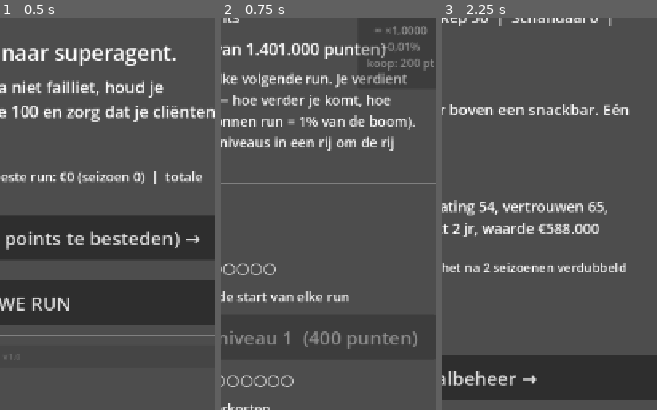
Above: before the commit, frames 1-3 (left to right).
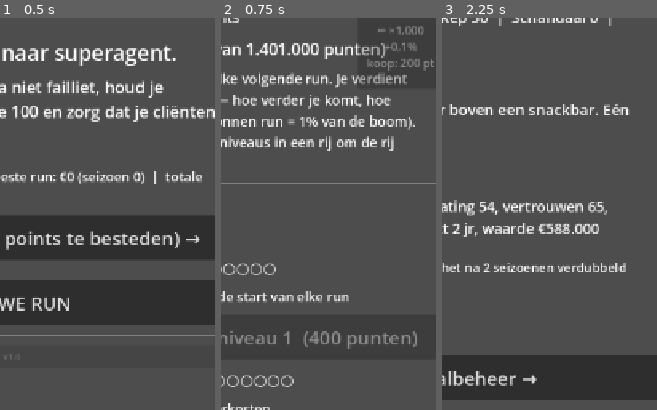
Above: after the commit, the same moments.

Repository: anassino070/Agent_game
Game: Godot game, scene res://scenes/Main.tscn
Two runs of this game, one before a commit and one after it. Both use one fixed random seed, a clock stepped at 60 frames per second and the inputs below.
Inputs:
- Up to frame 1 (0.5 s): no input
- Up to frame 2 (0.75 s): click "Perkboom (0 legacy points te …" at 0.5 s
- Up to frame 3 (2.25 s): click "🏠" at 1.25 s; click "NIEUWE RUN" at 2 s
The pictures show only the part of the screen within x 47-97%, y 3-53%; the shares and areas given below are measured in that part.

Frame 1 is identical in both runs. In frame 2, 0.4% of the frame differs, in the area x 71-97%, y 2-9%; in frame 3, nothing differs.

Commit message:
upgrade_fix + player_info + trasnferevent

Diff:
--- a/scripts/events_db.gd
+++ b/scripts/events_db.gd
@@ -689,8 +689,8 @@
 			"id": "clubarts_geheim", "title": "Het geheim van de clubarts", "needs_client": true,
 			"text": "De clubarts vertrouwt je off-the-record een onzekere prognose over {client} toe, nog voor de club het zelf weet.",
 			"options": [
-				{"label": "Alvast een transfer voorbereiden", "effects": {"money": -2000, "rep": -2},
-					"txt": "Je speelt slim vooruit. Als dit uitkomt, is het einde van deze bron."},
+				{"label": "Alvast een transfer voorbereiden", "effects": {"money": -2000, "rep": -2, "prepare_transfer": true},
+					"txt": "Je speelt slim vooruit. Als dit uitkomt, is het einde van deze bron. Aan het eind van het seizoen blijkt of de mysterieuze koper toehapt — of dat de prognose toch onjuist was."},
 				{"label": "Rustig afwachten", "effects": {"trust": 3},
 					"txt": "Je wacht het officiële nieuws af. Integer, misschien te laat."},
 			],
--- a/scripts/game.gd
+++ b/scripts/game.gd
@@ -70,6 +70,12 @@
 const BANK_MATURITY_SEASONS := 2
 const BANK_MULTIPLIER := 2.0
 
+# Voorbereide transfer (event 'clubarts_geheim'): 65% kans dat de insider-
+# info klopt en de mysterieuze koper toehapt; als het lukt betaalt hij 80%
+# van de reguliere marktwaarde (een snelle, schimmige deal onder de prijs).
+const PREPARED_TRANSFER_CHANCE := 0.65
+const PREPARED_TRANSFER_VALUE_PCT := 0.80
+
 
 func bank_deposit(amount: int) -> bool:
 	if amount <= 0 or amount > int(state.money):
@@ -270,7 +276,12 @@
 		p["trust"] = clampi(int(p.trust) - 2, 0, 100)
 
 
+const MYSTERY_CLUB_ID := "__mystery__"
+
+
 func club_name(club_id: String) -> String:
+	if club_id == MYSTERY_CLUB_ID:
+		return "Mysterieuze buitenlandse club"
 	if club_id == "" or not state.clubs.has(club_id):
 		return "clubloos"
 	return str(state.clubs[club_id]["name"])
@@ -336,6 +347,11 @@
 				var nmt := _sign_top_talent()
 				if nmt != "":
 					notes.append("%s (topspeler) sluit zich aan bij jouw stal." % nmt)
+			"prepare_transfer":
+				if client_id != "" and state.players.has(client_id):
+					if not state.has("prepared_transfers"):
+						state.prepared_transfers = []
+					state.prepared_transfers.append({"client_id": client_id})
 	return notes
 
 
@@ -646,6 +662,30 @@
 		else:
 			still_pending.append({"amount": int(d.amount), "seasons_left": seasons_left})
 	state.bank_deposits = still_pending
+
+	# Voorbereide transfers (event 'clubarts_geheim'): de insider-info kan
+	# achteraf toch onjuist blijken — dan gaat de transfer niet door.
+	var prepared_results: Array = []
+	for pt in state.get("prepared_transfers", []):
+		var cid: String = str(pt.client_id)
+		if not state.players.has(cid) or not (cid in state.clients):
+			continue  # cliënt is intussen weg; niets te resolveren
+		var pp: Dictionary = state.players[cid]
+		if rng.randf() < PREPARED_TRANSFER_CHANCE:
+			var transfer_sum := int(value(pp) * PREPARED_TRANSFER_VALUE_PCT)
+			var income := int(transfer_sum * fee_cut())
+			state.money = int(state.money) + income
+			state.total_fees = int(state.total_fees) + income
+			pp["club"] = MYSTERY_CLUB_ID
+			pp["contract"] = 3
+			pp["trust"] = clampi(int(pp.trust) + 6, 0, 100)
+			lines.append("Voorbereide transfer: %s naar een mysterieuze buitenlandse club — jouw fee €%d." % [pp.name, income])
+			prepared_results.append({"name": str(pp.name), "success": true, "transfer_sum": transfer_sum, "income": income})
+		else:
+			lines.append("Voorbereide transfer van %s ging niet door — de prognose bleek onjuist." % pp.name)
+			prepared_results.append({"name": str(pp.name), "success": false})
+	state.prepared_transfers = []
+	state["last_prepared_results"] = prepared_results
 
 	var leavers: Array = []
 	for cid in state.clients:
--- a/scripts/main.gd
+++ b/scripts/main.gd
@@ -125,7 +125,7 @@
 	add_child(home_btn)
 
 	# ∞-upgrade: klein vierkantje rechtsboven, alleen zichtbaar op het
-	# perkscherm. Vaste prijs, oneindig te kopen, +0,01% punten per niveau.
+	# perkscherm. Vaste prijs, oneindig te kopen, +0,1% punten per niveau.
 	inf_btn = Button.new()
 	inf_btn.add_theme_font_size_override("font_size", 18)
 	inf_btn.set_anchors_preset(Control.PRESET_TOP_RIGHT)
@@ -191,6 +191,42 @@
 		s = s.substr(0, s.length() - 3)
 	out = s + out
 	return ("-€" if v < 0 else "€") + out
+
+
+# ---------------------------------------------------------------- speler-tooltip
+# Je hoeft niet te onthouden welke speler welke stats heeft: bij elke naam in
+# een event/minigame kun je hoveren voor een schermpje met zijn kerngegevens
+# (Godot's ingebouwde [hint=...]-BBCode-tag toont dat automatisch).
+
+func _player_tooltip(pid: String) -> String:
+	if pid == "" or not Game.state.players.has(pid):
+		return ""
+	var p: Dictionary = Game.state.players[pid]
+	var lo := maxi(Game.estimate(pid) - int(p.unc), int(p.rating))
+	var hi := mini(Game.estimate(pid) + int(p.unc), 95)
+	return "%s — %s, %d jr\nRating %d (potentieel ca. %d–%d)\nVertrouwen %d\n%s, contract %d jr\nWaarde %s" % [
+		str(p.name), str(p.pos), int(p.age), int(p.rating), lo, hi,
+		int(p.trust), Game.club_name(str(p.club)), int(p.contract), eur(Game.value(p)),
+	]
+
+
+func _hint_name(pid: String) -> String:
+	if pid == "" or not Game.state.players.has(pid):
+		return ""
+	var p: Dictionary = Game.state.players[pid]
+	return "[hint=%s]%s[/hint]" % [_player_tooltip(pid), str(p.name)]
+
+
+func _rich_lbl(bbcode: String, size := 26) -> RichTextLabel:
+	var rtl := RichTextLabel.new()
+	rtl.bbcode_enabled = true
+	rtl.fit_content = true
+	rtl.scroll_active = false
+	rtl.size_flags_horizontal = Control.SIZE_EXPAND_FILL
+	rtl.add_theme_font_size_override("normal_font_size", size)
+	rtl.text = bbcode
+	content.add_child(rtl)
+	return rtl
 
 
 func refresh_header() -> void:
@@ -453,8 +489,8 @@
 
 
 func _refresh_inf_btn() -> void:
-	inf_btn.text = "∞ ×%s\n+0,01%%\nkoop: %d pt" % [
-		("%.4f" % Meta.inf_multiplier()).replace(".", ","), Meta.INF_COST,
+	inf_btn.text = "∞ ×%s\n+0,1%%\nkoop: %d pt" % [
+		("%.3f" % Meta.inf_multiplier()).replace(".", ","), Meta.INF_COST,
 	]
 	inf_btn.disabled = int(Meta.state.legacy_points) < Meta.INF_COST
 
@@ -679,7 +715,10 @@
 	if str(ev.client_id) != "":
 		cname = str(Game.state.players[ev.client_id].name)
 	lbl("EVENT: %s" % str(ev.title), 32)
-	lbl(str(ev.text).replace("{client}", cname), 26)
+	if str(ev.client_id) != "":
+		_rich_lbl(str(ev.text).replace("{client}", _hint_name(str(ev.client_id))), 26)
+	else:
+		lbl(str(ev.text), 26)
 	sep()
 	if ev.has("minigame"):
 		btn("Beginnen →", func(): _start_minigame(ev))
@@ -940,7 +979,7 @@
 	clear()
 	_dev_test_banner()
 	lbl("BIEDINGSOORLOG", 32)
-	lbl("Cliënt: %s   |   Rondes over: %d" % [str(Game.state.players[bidding.client_id].name), bidding.rounds_left], 24)
+	_rich_lbl("Cliënt: %s   |   Rondes over: %d" % [_hint_name(bidding.client_id), bidding.rounds_left], 24)
 	sep()
 	for c in bidding.clubs:
 		var status := "actief" if c.active else "afgehaakt"
@@ -1001,8 +1040,8 @@
 	_dev_test_banner()
 	var cid := str(mg_ev.client_id)
 	lbl("PERSCONFERENTIE", 32)
-	lbl("%s   |   Spanning: %d/100   |   Vragen over: %d" % [
-		str(Game.state.players[cid].name), int(press.tension), press.questions_left,
+	_rich_lbl("%s   |   Spanning: %d/100   |   Vragen over: %d" % [
+		_hint_name(cid), int(press.tension), press.questions_left,
 	], 24)
 	if not press.log.is_empty():
 		sep()
@@ -1042,7 +1081,7 @@
 	_dev_test_banner()
 	var cid := str(mg_ev.client_id)
 	lbl("SPONSORPITCH", 32)
-	lbl("Cliënt: %s" % str(Game.state.players[cid].name), 24)
+	_rich_lbl("Cliënt: %s" % _hint_name(cid), 24)
 	lbl("Terughoudendheid merk: %d   |   Rondes over: %d" % [int(sponsor.reluctance), sponsor.rounds_left], 26)
 	if not sponsor.log.is_empty():
 		sep()
@@ -1417,7 +1456,7 @@
 	_dev_test_banner()
 	var cid := str(mg_ev.client_id)
 	lbl("MEDIATRAINING: SIMON SAYS", 32)
-	lbl("%s   |   Reeks %d/%d" % [str(Game.state.players[cid].name), simon.round_num, SimonMedia.TARGET_ROUNDS], 24)
+	_rich_lbl("%s   |   Reeks %d/%d" % [_hint_name(cid), simon.round_num, SimonMedia.TARGET_ROUNDS], 24)
 	sep()
 	if simon.finished:
 		var o := simon.outcome()
@@ -1758,6 +1797,34 @@
 func _goto_wrapup() -> void:
 	var report: Array = Game.end_of_season()
 	Game.save_game()
+	var prepped: Array = Game.state.get("last_prepared_results", []).duplicate()
+	Game.state["last_prepared_results"] = []
+	if not prepped.is_empty():
+		show_prepared_transfer_result(prepped, report)
+	else:
+		_show_wrapup_report(report)
+
+
+func show_prepared_transfer_result(results: Array, report: Array) -> void:
+	refresh_header()
+	clear()
+	lbl("VOORBEREIDE TRANSFER", 34)
+	lbl("Dit is het gevolg van de medische info die je eerder off-the-record kreeg en waarop je een transfer voorbereidde.", 22)
+	for r in results:
+		sep()
+		if bool(r.success):
+			lbl("%s is verkocht aan een mysterieuze buitenlandse club." % str(r.name), 26)
+			lbl("Transfersom: %s" % eur(int(r.transfer_sum)), 24)
+			var l := lbl("Jouw fee: %s" % eur(int(r.income)), 26)
+			l.add_theme_color_override("font_color", Color(0.4, 0.9, 0.45))
+		else:
+			var l := lbl("De transfer van %s ging niet door — de prognose bleek onjuist." % str(r.name), 24)
+			l.add_theme_color_override("font_color", Color(1.0, 0.4, 0.4))
+	sep()
+	btn("Verder →", func(): _show_wrapup_report(report))
+
+
+func _show_wrapup_report(report: Array) -> void:
 	refresh_header()
 	clear()
 	lbl("SEIZOENSAFSLUITING", 34)
--- a/scripts/meta.gd
+++ b/scripts/meta.gd
@@ -17,9 +17,9 @@
 const WIN_REWARD_PCT := 1.0
 
 # De ∞-upgrade: vaste (nooit stijgende) prijs, oneindig te kopen, elk niveau
-# geeft +0,01% op alle verdiende legacy points.
+# geeft +0,1% op alle verdiende legacy points.
 const INF_COST := 200
-const INF_STEP := 0.0001
+const INF_STEP := 0.001
 
 # De OVERPOWERED extra's: peperduur (30–50% van de boomkosten), tellen NIET
 # mee voor de 100%-voortgang.
Not shown, changed: HANDLEIDING.md
